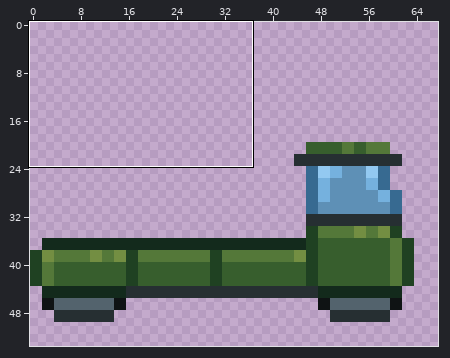
A sprite sheet gets an edit: res/textures/textureProps.png. Above, an overview of the earlier version with the close-up marked.
Close-up. Old version:
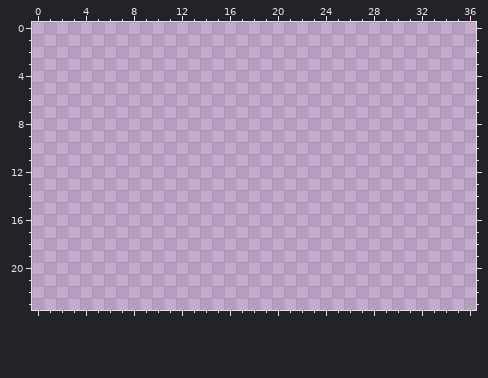
The file is 512x512 pixels. Shown: x 0..36, y 0..23. The old version is drawn lined up with the new one. The wide view leaves out empty margins.
New version:
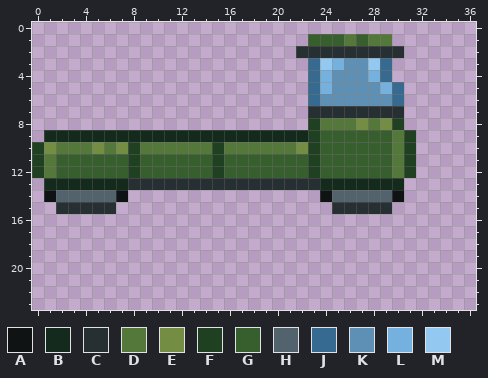
Palette (. is transparent): A #0f1314  B #132a1c  C #262f32  D #547839  E #738e42  F #1f4122  G #375e2d  H #53636d  J #376a91  K #5e90b6  L #75b1de  M #93c9f1
The edit:
whole drawing moved by +0,+18 (the old picture is shown already moved)
@@ x 0..36 @@
  0 .....................................
- 1 .....................................
- 2 .....................................
- 3 .....................................
- 4 .....................................
- 5 .....................................
- 6 .....................................
- 7 .....................................
- 8 .....................................
- 9 .....................................
-10 .....................................
-11 .....................................
-12 .....................................
-13 .....................................
-14 .....................................
-15 .....................................
+ 1 .......................GGGDGDD.......
+ 2 ......................CCCCCCCCC......
+ 3 .......................JMLKKMJ.......
+ 4 .......................JLKKKLJ.......
+ 5 .......................JLKKKKLJ......
+ 6 .......................JKKKKKKJ......
+ 7 .......................CCCCCCCC......
+ 8 .......................FDDDEDEF......
+ 9 .BBBBBBBBBBBBBBBBBBBBBBFGGGGGGDF.....
+10 FEDDDEDEFDDDDDDFDDDDDDEFGGGGGGDF.....
+11 FDGGGGGGFGGGGGGFGGGGGGGFGGGGGGDF.....
+12 FDGGGGGGFGGGGGGFGGGGGGGFGGGGGGDF.....
+13 .BBBBBBBCCCCCCCCCCCCCCCCBBBBBBB......
+14 .AHHHHHA................AHHHHHA......
+15 ..CCCCC..................CCCCC.......
 16 .....................................
Changed places in both close-ups, as pixel boxes (x1, y1, x2, y2):
added: (32, 34, 416, 214)
